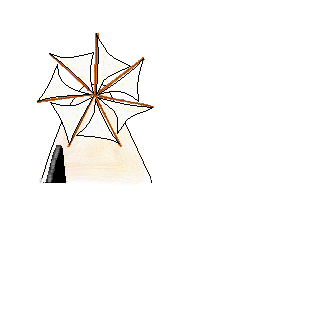
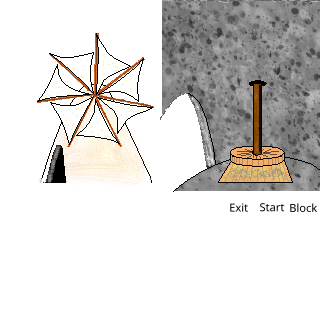
Layered file, before and after one edit (320×320). Changes by layer:
painted on "Paint Layer 7" over [40, 0, 256, 212]
added layer "Paint Layer 17" above "Paint Layer 17(pasted)" over [192, 64, 320, 191]
added layer "Paint Layer 17(pasted)" above "Paint Layer 16" over [192, 64, 320, 212]
added layer "Paint Layer 16" above "Copy of Paint Layer 9" over [129, 65, 320, 212]
added layer "Paint Layer 19" above "Paint Layer 18" over [192, 64, 320, 191]
added layer "Paint Layer 18" above "Paint Layer 21" over [192, 128, 320, 191]
added layer "Paint Layer 21" above "Paint Layer 22" over [128, 0, 256, 212]
added layer "Paint Layer 22" above "Paint Layer 20" over [128, 64, 256, 192]
added layer "Paint Layer 20" above "Paint Layer 14" over [128, 64, 320, 192]
added layer "Paint Layer 14" above "Paint Layer 9" over [40, 0, 320, 212]
painted on "Paint Layer 9" over [40, 0, 192, 192]
